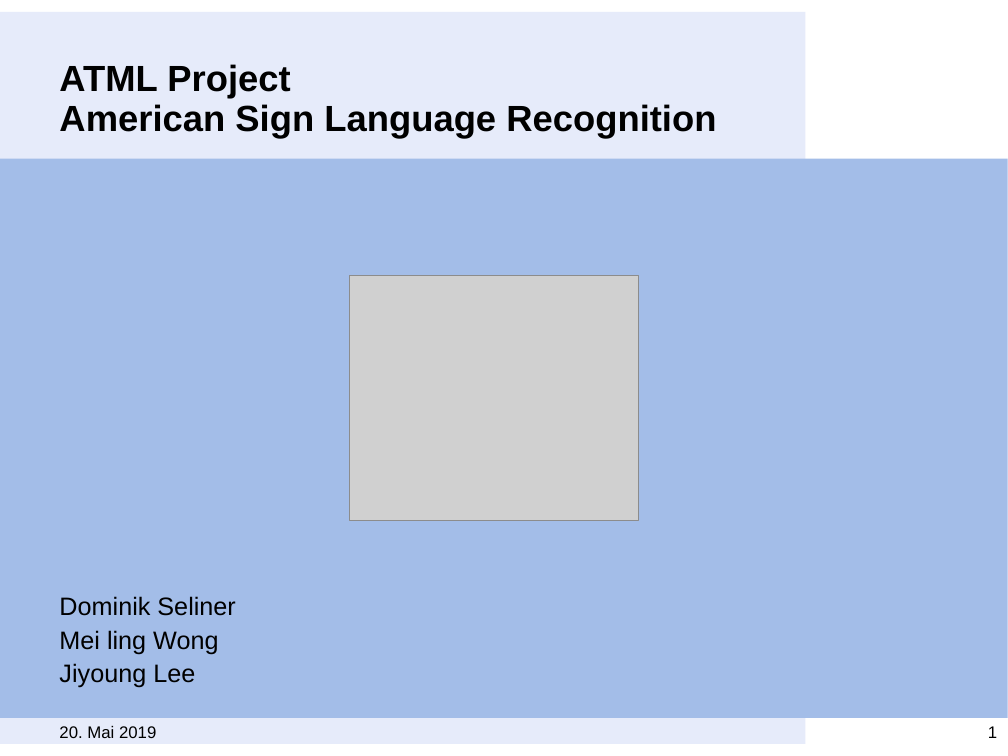
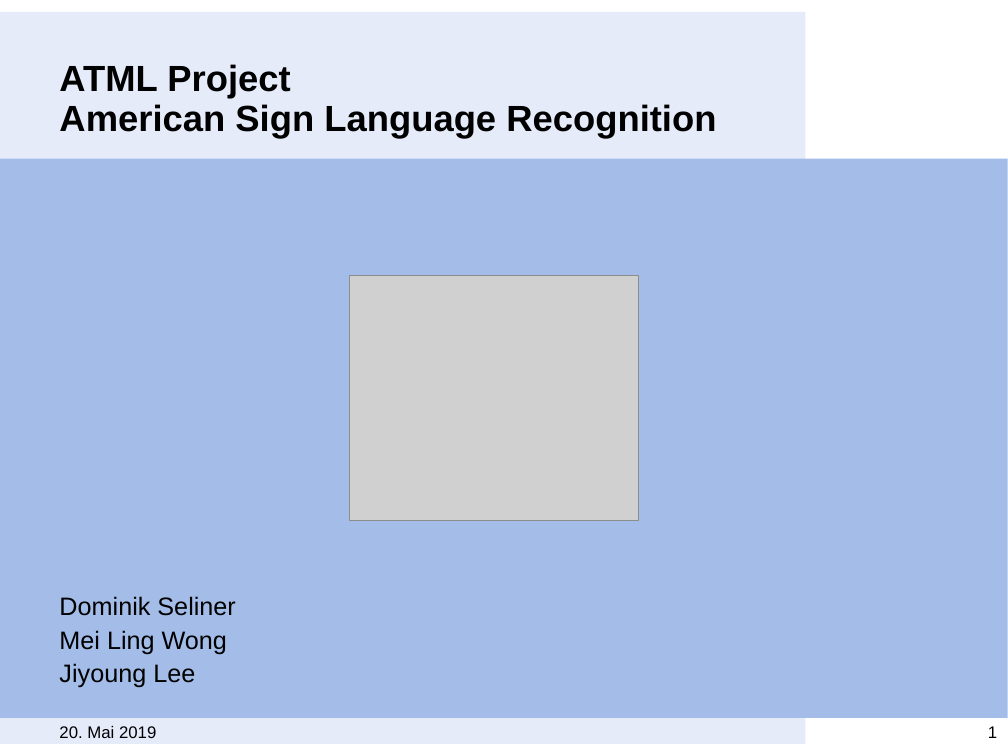
Before and after one commit to MeiLing90/ATML19_Group3A, a slide deck: slide 1 of ATML_presentation.pptx. Drawn at 1008x756 pixels with LibreOffice and Linux fonts; fonts in the diff are those of the drawing; grey boxes stand for pictures; background and template pictures are left out. Boxes give left, top, right and bottom in pixels: in the first picture for what was removed or moved away, otherwise in the second. Text is boxed around its words. In the diff, an @@ line names an element or a change of style, - is before the commit and + after.

```diff
--- a/ATML_presentation.pptx
+++ b/ATML_presentation.pptx
@@ text at [59, 630, 227, 654]: text changed @@
-Mei ling Wong
+Mei Ling Wong
```
Also in this commit, not shown: 1 other slide changed.
